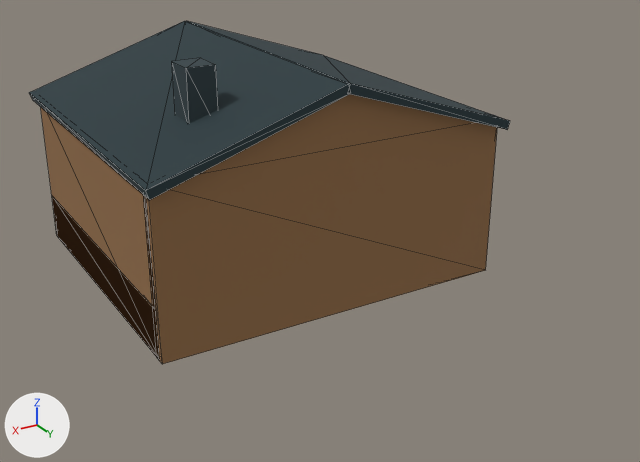
What one commit did to the glTF model godot/assets/building_home.glb.
Camera for both pictures: a camera (50 mm lens) standing at (6.35, 15.09, 6.41) and looking at (-0.24, 4.11, 0.92). Arrows for +X, +Y and +Z are at lower left; the lights stay in place. The older version comes first. Mesh edges are drawn as thin lines. Where no turn or scale is listed for an object, it has been applied to the vertices. Vertices at exactly the same position are counted once.

Names of what the first picture shows: 'DD_Cut_East', 'DD_Hide_Chimney', 'DD_Hide_East', 'DD_Hide_Gable_False', 'DD_Hide_Roof_-1', 'DD_Hide_Roof_1', 'DD_Keep_Back'.
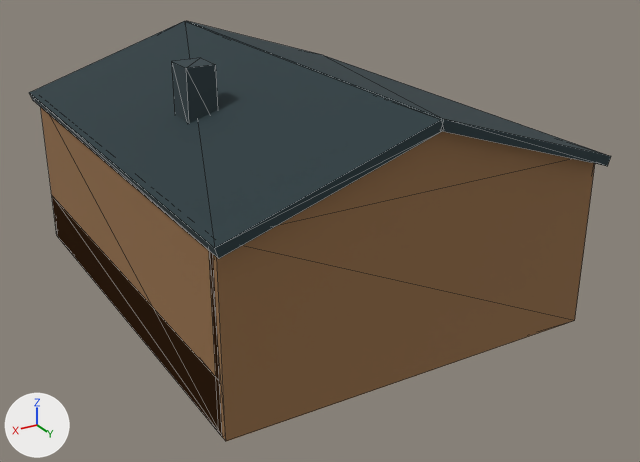
Where the newer file only moved an object's origin or applied its transform, the numbers keep the older frame.

What differs and where, as boxes (x1, y1, x2, y2) in the pictures (640 x 462 px):
```json
{"object": "DD_Keep_Back", "change": "moved", "before": [143, 123, 497, 364], "after": [209, 159, 595, 441]}
{"object": "DD_Hide_Roof_1", "change": "moved, rescaled", "before": [29, 21, 350, 200], "after": [29, 21, 444, 259], "on screen": "29% wider, 33% taller"}
{"object": "DD_Hide_East", "change": "rescaled", "before": [40, 107, 160, 361], "after": [40, 107, 222, 435], "on screen": "51% wider, 29% taller"}
{"object": "DD_Hide_Gable_False", "change": "mesh moved", "before": [198, 94, 476, 175], "after": [278, 131, 571, 226]}
{"object": "DD_Hide_Roof_-1", "change": "moved, rescaled", "before": [186, 21, 510, 130], "after": [186, 21, 611, 166], "on screen": "31% wider, 33% taller"}
{"object": "DD_Cut_East", "change": "rescaled", "before": [52, 196, 159, 358], "after": [52, 198, 222, 434], "on screen": "58% wider, 45% taller"}
```

Edits to the scene script, one JSON object a line:
```json
{"block": "me_cube_004", "where": "# used by ob_dd_cut_east; location = (2.75, 2.5, 0.39)"}
{"op": "remove", "block": "me_cube_004", "code": "me_cube_004.from_pydata(...)  # 8 vertices, 12 faces; spans x -0.1..0.1, y -2.5..2.5, z -0.39..0.39"}
{"op": "add", "block": "me_cube_004", "code": "me_cube_004.from_pydata(...)  # 8 vertices, 12 faces; spans x -0.1..0.1, y -2.5..4.5, z -0.39..0.39"}
{"block": "me_cube_004", "change": "me_cube_004 part 1: the whole mesh is scaled about its middle by (1, 1.4, 1), then moved by (0.0, 1.0, 0.0)"}
{"block": "me_cube_003", "where": "# used by ob_dd_hide_east; location = (2.75, 2.5, 1.3)"}
{"op": "remove", "block": "me_cube_003", "code": "me_cube_003.from_pydata(...)  # 8 vertices, 12 faces; spans x -0.1..0.1, y -2.5..2.5, z -1.3..1.3"}
{"op": "add", "block": "me_cube_003", "code": "me_cube_003.from_pydata(...)  # 8 vertices, 12 faces; spans x -0.1..0.1, y -2.5..4.5, z -1.3..1.3"}
{"block": "me_cube_003", "change": "me_cube_003 part 2: the whole mesh is scaled about its middle by (1, 1.4, 1), then moved by (0.0, 1.0, 0.0)"}
{"block": "me_dd_gable_001", "where": "# used by ob_dd_hide_gable_false; location = (0.0, 0.0, 0.0)"}
{"op": "remove", "block": "me_dd_gable_001", "code": "me_dd_gable_001.from_pydata(...)  # 3 vertices, 1 face; spans x -2.85..2.85, y 5.1, z 2.6..3.49"}
{"op": "add", "block": "me_dd_gable_001", "code": "me_dd_gable_001.from_pydata(...)  # 3 vertices, 1 face; spans x -2.85..2.85, y 7.1, z 2.6..3.49"}
{"block": "me_dd_gable_001", "change": "me_dd_gable_001 part 3: the whole mesh is moved by (0.0, 2.0, 0.0)"}
{"block": "me_cube_014", "where": "# used by ob_dd_hide_roof_1; location = (1.46, 2.5, 3.0)"}
{"op": "remove", "block": "me_cube_014", "code": "me_cube_014.from_pydata(...)  # 8 vertices, 12 faces; spans x -1.49..1.49, y -2.78..2.78, z -0.54..0.54"}
{"op": "add", "block": "me_cube_014", "code": "me_cube_014.from_pydata(...)  # 8 vertices, 12 faces; spans x -1.49..1.49, y -2.78..4.78, z -0.54..0.54"}
{"block": "me_cube_014", "change": "me_cube_014 part 4: the whole mesh is scaled about its middle by (1, 1.36, 1), then moved by (0.0, 1.0, 0.0)"}
{"block": "me_cube_013", "where": "# used by ob_dd_hide_roof__1; location = (-1.46, 2.5, 3.0)"}
{"op": "remove", "block": "me_cube_013", "code": "me_cube_013.from_pydata(...)  # 8 vertices, 12 faces; spans x -1.49..1.49, y -2.78..2.78, z -0.54..0.54"}
{"op": "add", "block": "me_cube_013", "code": "me_cube_013.from_pydata(...)  # 8 vertices, 12 faces; spans x -1.49..1.49, y -2.78..4.78, z -0.54..0.54"}
{"block": "me_cube_013", "change": "me_cube_013 part 5: the whole mesh is scaled about its middle by (1, 1.36, 1), then moved by (0.0, 1.0, 0.0)"}
{"op": "set", "path": "ob_dd_keep_back.location", "old": "(0.0, 5.0, 1.3)", "new": "(0.0, 7.0, 1.3)"}
```
